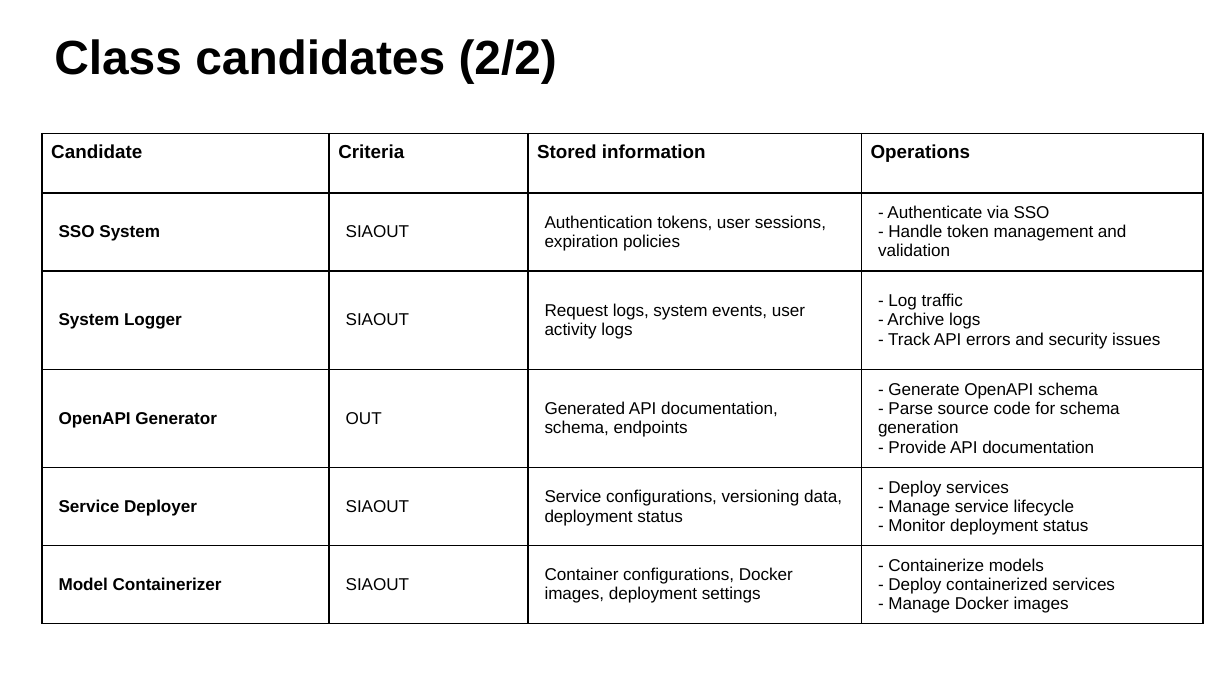
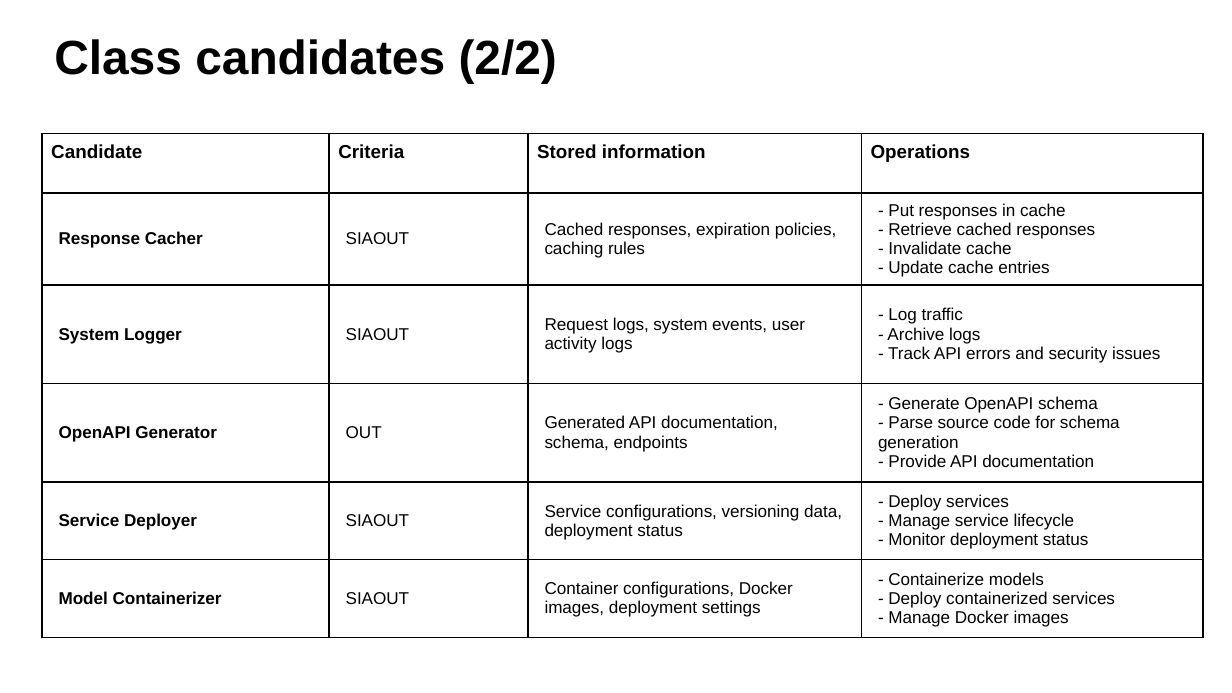
Before and after one commit to fanglores/Advanced-Software-Design, a slide deck: slide 5 of PracticeTasks/Task_5/K8C_DomainModeling_Task5.pptx. Drawn at 1232x693 pixels with LibreOffice and Linux fonts; fonts in the diff are those of the drawing. Boxes give left, top, right and bottom in pixels: in the first picture for what was removed or moved away, otherwise in the second. Text is boxed around its words. In the diff, an @@ line names an element or a change of style, - is before the commit and + after.

```diff
--- a/PracticeTasks/Task_5/K8C_DomainModeling_Task5.pptx
+++ b/PracticeTasks/Task_5/K8C_DomainModeling_Task5.pptx
@@ table at [42, 133, 1202, 643] @@
-row 2: SSO System | SIAOUT | Authentication tokens, user sessions, expiration policies | - Authenticate via SSO - Handle token management and validation
+row 2: Response Cacher | SIAOUT | Cached responses, expiration policies, caching rules | - Put responses in cache - Retrieve cached responses - Invalidate cache - Update cache entries
```
Also in this commit, not shown: 1 other slide changed, 2 other files.
